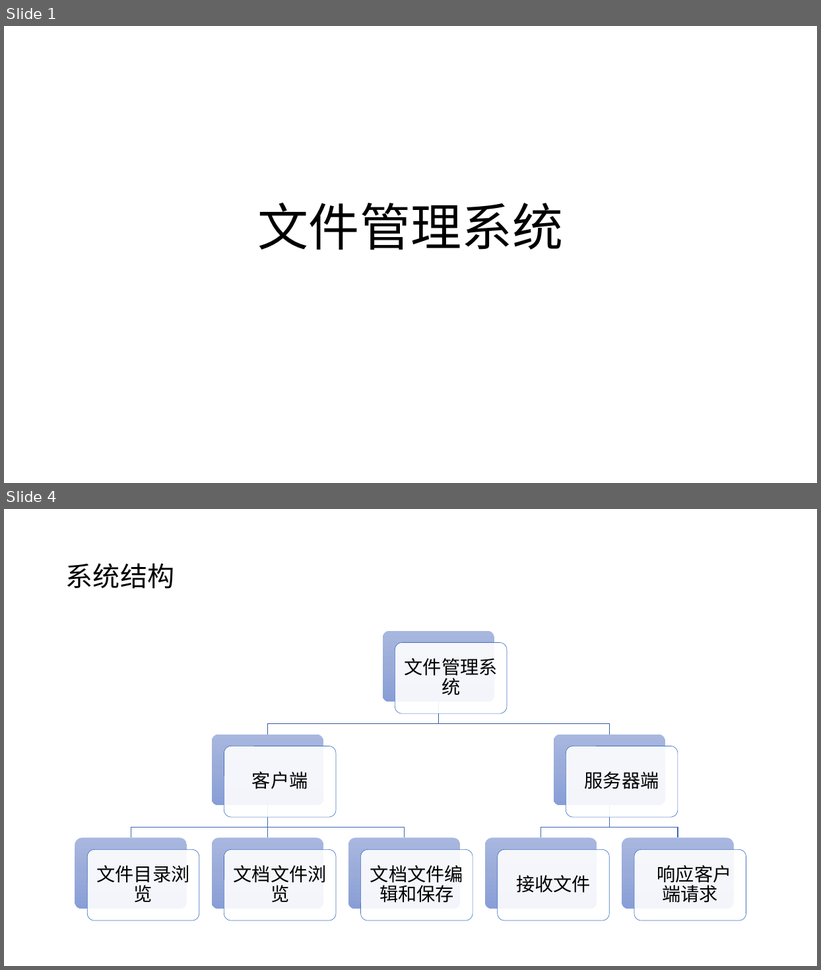
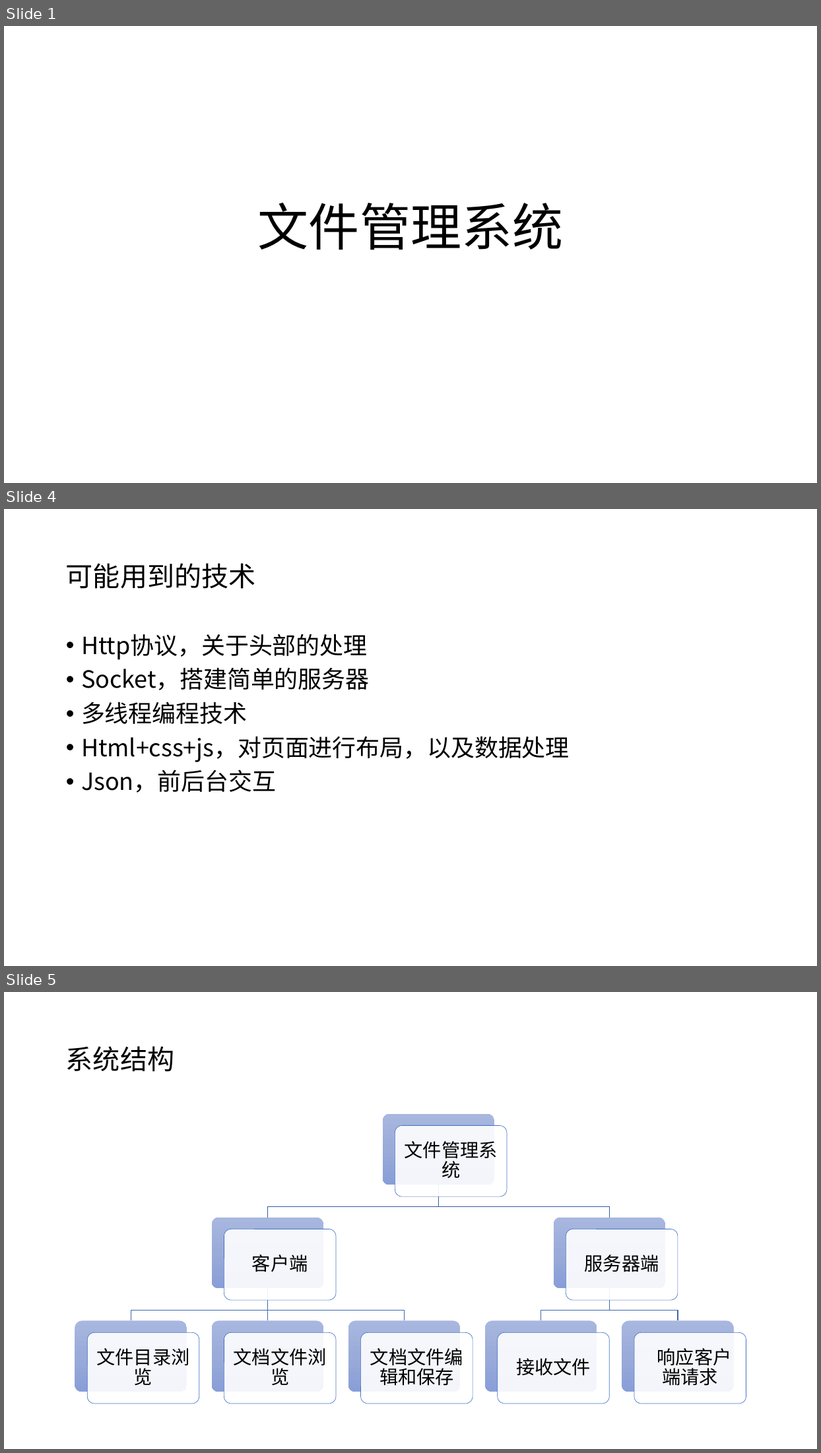
Before and after one commit to smilehr/java-socket, a slide deck: huarui.study2/file/二阶段设计文档.pptx. Shown one above the other, each under a label of ours: slides 1 and 4 before the commit, slides 1, 4 and 5 after it; the slides between them are not shown. The pictures are 821x970 and 821x1453 pixels, drawn with LibreOffice and Linux fonts; fonts in the diff are those of the drawing. Boxes give left, top, right and bottom in pixels: in the first picture for what was removed or moved away, otherwise in the second. Text is boxed around its words. In the diff, an @@ line names an element or a change of style, - is before the commit and + after.

```diff
--- a/huarui.study2/file/二阶段设计文档.pptx
+++ b/huarui.study2/file/二阶段设计文档.pptx
@@ slide 4 added at box(4, 509, 817, 966), background #FFFFFF @@
@@ title added at box(66, 563, 256, 589), 32 pt, text #000000 @@
+可能用到的技术
@@ text added at box(81, 634, 570, 793), 28 pt, text #000000 @@
+• Http协议，关于头部的处理
+• Socket，搭建简单的服务器
+• 多线程编程技术
+• Html+css+js，对页面进行布局，以及数据处理
+• Json，前后台交互
@@ what was slide 4 is now slide 5 @@
```
Also in this commit, not shown: 3 slides changed.
